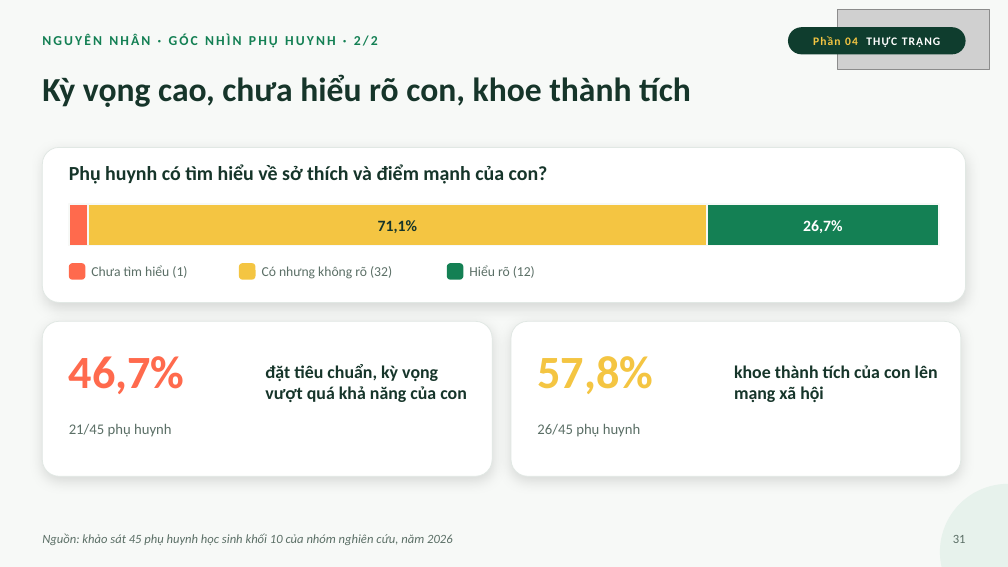
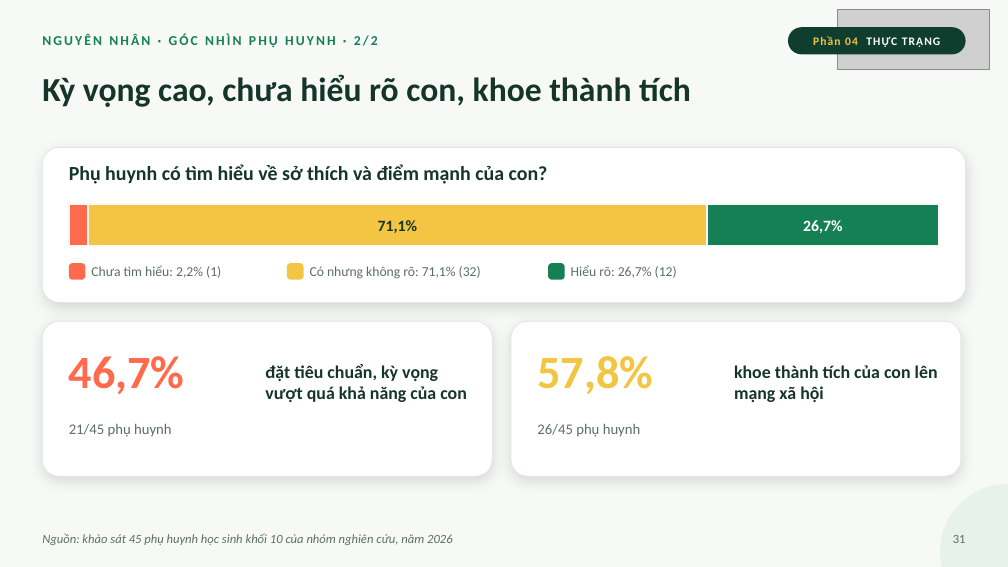
Before and after one commit to ngohuonglan2003-lab/Ppt-canva-ap-luc-dong-trang-lua, a slide deck: slide 31 of slide/Ap-luc-dong-trang-lua.pptx. Drawn at 1008x567 pixels with LibreOffice and Linux fonts; fonts in the diff are those of the drawing; grey boxes stand for pictures. Boxes give left, top, right and bottom in pixels: in the first picture for what was removed or moved away, otherwise in the second. Text is boxed around its words. In the diff, an @@ line names an element or a change of style, - is before the commit and + after.

```diff
--- a/slide/Ap-luc-dong-trang-lua.pptx
+++ b/slide/Ap-luc-dong-trang-lua.pptx
@@ text at bbox=[91, 265, 221, 278]: text changed @@
-Chưa tìm hiểu (1)
+Chưa tìm hiểu: 2,2% (1)
@@ rounded rectangle: place and size @@
-rounded rectangle at bbox=[239, 263, 256, 280]
+rounded rectangle at bbox=[287, 263, 303, 280]
@@ text at bbox=[310, 266, 481, 279]: text changed @@
-Có nhưng không rõ (32)
+Có nhưng không rõ: 71,1% (32)
@@ rounded rectangle: place and size @@
-rounded rectangle at bbox=[447, 263, 464, 280]
+rounded rectangle at bbox=[548, 263, 565, 280]
@@ text at bbox=[571, 265, 677, 278]: text changed @@
-Hiểu rõ (12)
+Hiểu rõ: 26,7% (12)
```
Also in this commit, not shown: 11 other slides changed, 2 other files.
